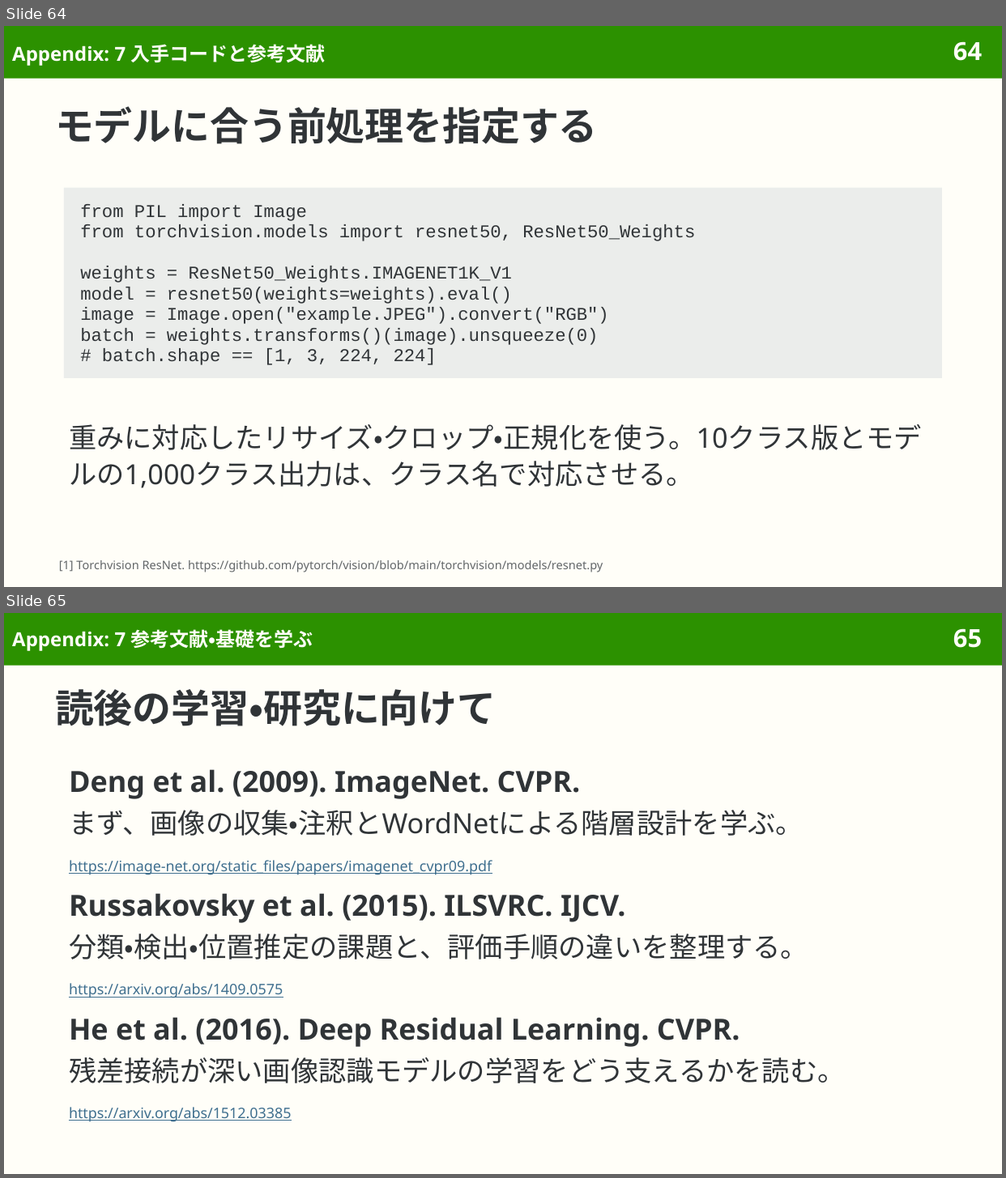
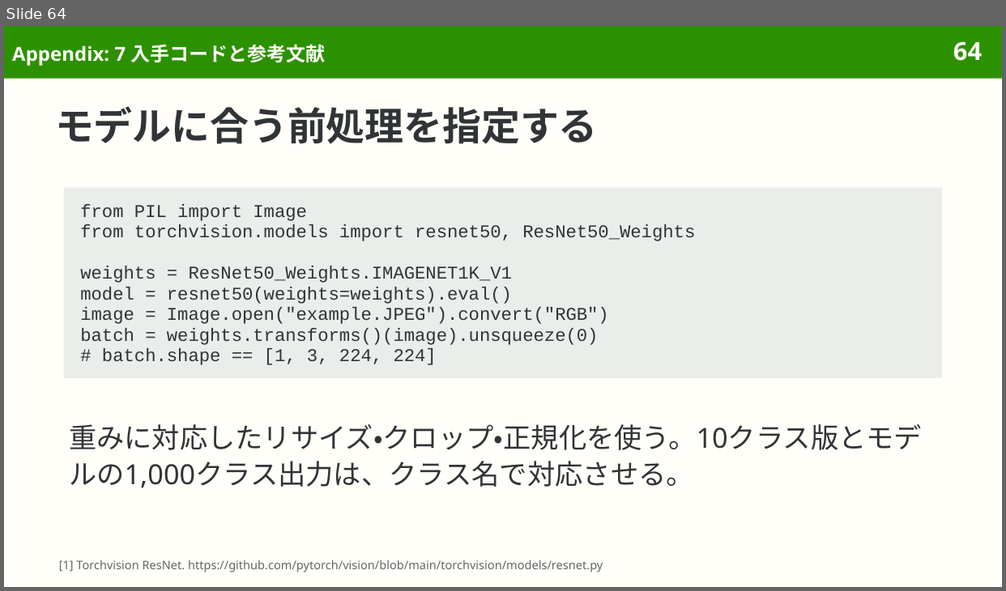
Before and after one commit to sasakiy84/datasets-in-10-minutes, a slide deck: slides/datasets-in-10-minutes-imagenet.pptx. Shown one above the other, each under a label of ours: slides 64 and 65 before the commit, slide 64 after it. The pictures are 1006x1178 and 1006x591 pixels, drawn with LibreOffice and Linux fonts; fonts in the diff are those of the drawing. Boxes give left, top, right and bottom in pixels: in the first picture for what was removed or moved away, otherwise in the second. Text is boxed around its words. In the diff, an @@ line names an element or a change of style, - is before the commit and + after.

```diff
--- a/slides/datasets-in-10-minutes-imagenet.pptx
+++ b/slides/datasets-in-10-minutes-imagenet.pptx
@@ slide 65 removed at (4,613,1002,1174), background #FFFEF8; not listed: 2 template elements that a slide beside it also shows @@
@@ title removed at (12,629,313,651) @@
-Appendix: 7 参考文献・基礎を学ぶ
@@ title removed at (55,689,496,726) @@
-読後の学習・研究に向けて
@@ text removed at (69,769,581,799) @@
-Deng et al. (2009). ImageNet. CVPR.
@@ text removed at (69,810,803,836) @@
-まず、画像の収集・注釈とWordNetによる階層設計を学ぶ。
@@ text removed at (69,860,492,875) @@
-https://image-net.org/static_files/papers/imagenet_cvpr09.pdf
@@ text removed at (69,893,626,923) @@
-Russakovsky et al. (2015). ILSVRC. IJCV.
@@ text removed at (69,934,808,960) @@
-分類・検出・位置推定の課題と、評価手順の違いを整理する。
@@ text removed at (69,983,283,999) @@
-https://arxiv.org/abs/1409.0575
@@ text removed at (69,1017,740,1047) @@
-He et al. (2016). Deep Residual Learning. CVPR.
@@ text removed at (69,1058,846,1084) @@
-残差接続が深い画像認識モデルの学習をどう支えるかを読む。
@@ text removed at (69,1107,292,1122) @@
-https://arxiv.org/abs/1512.03385
```
Also in this commit, not shown: 5 slides added, 2 other slides removed, 10 other files.
